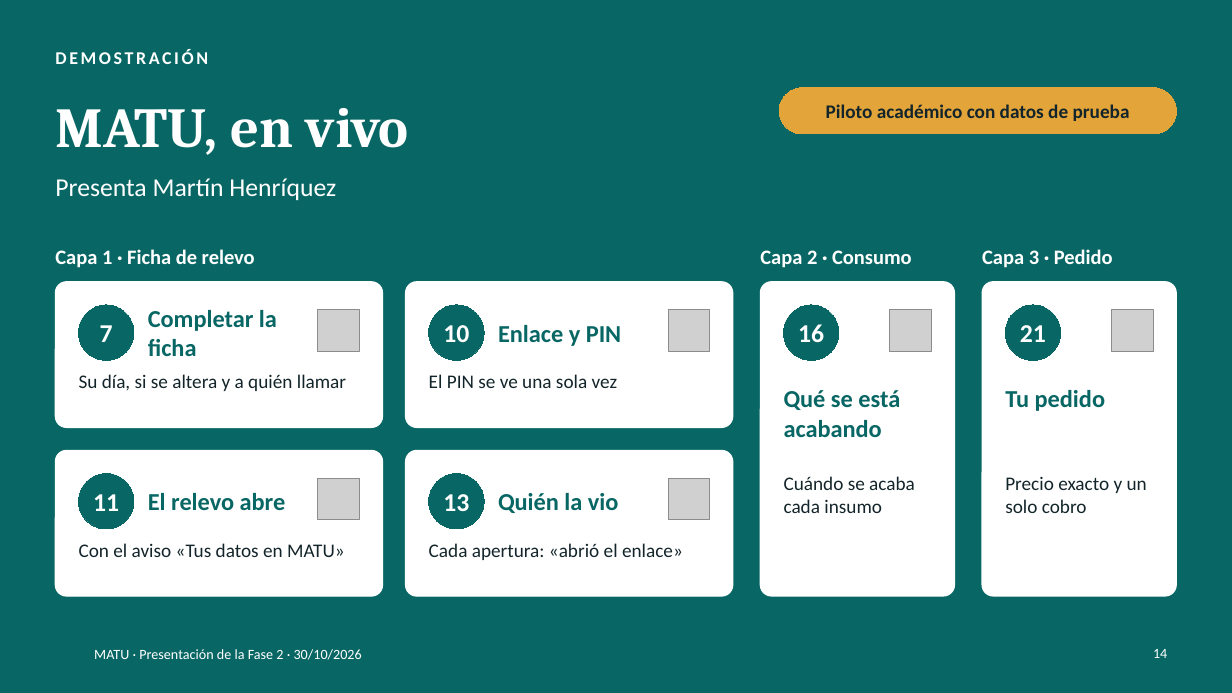
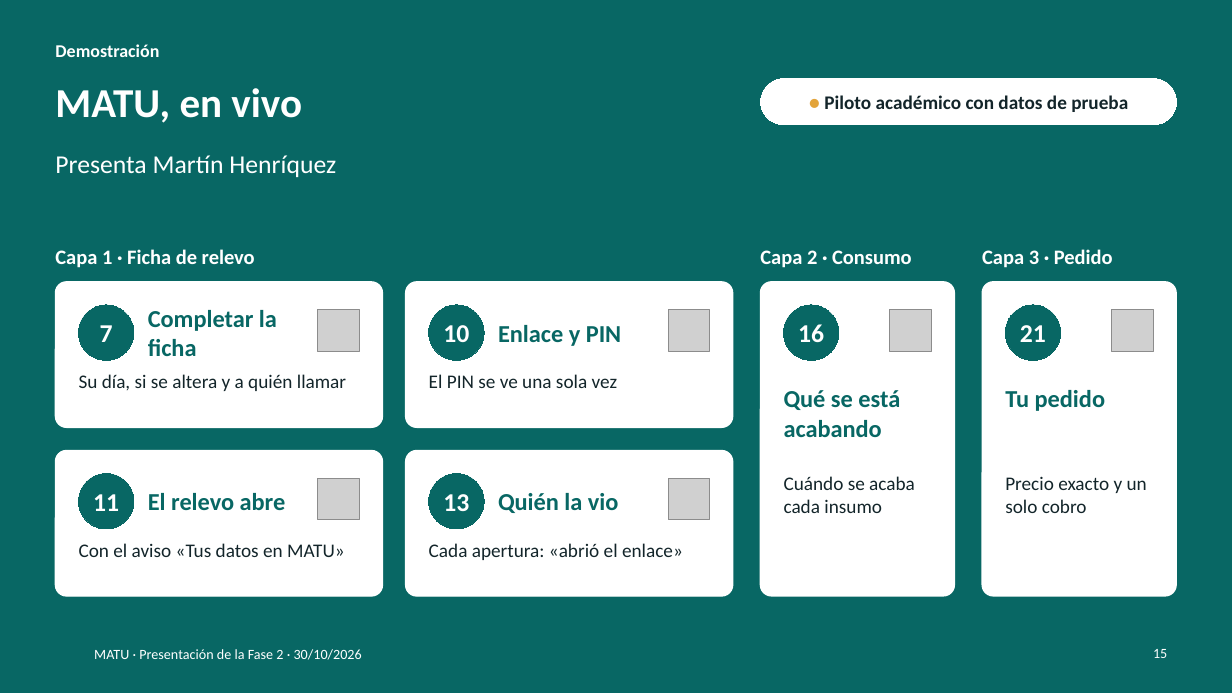
Before and after one commit to MartinHenriquez131/MATU, a slide deck: slide 15 of Fase 2/Evidencias Proyecto/MATU_Presentacion_Fase2.pptx (slide 14 before the commit). Drawn at 1232x693 pixels with LibreOffice and Linux fonts; fonts in the diff are those of the drawing; grey boxes stand for pictures; background and template pictures are left out. Boxes give left, top, right and bottom in pixels: in the first picture for what was removed or moved away, otherwise in the second. Text is boxed around its words. In the diff, an @@ line names an element or a change of style, - is before the commit and + after.

```diff
--- a/Fase 2/Evidencias Proyecto/MATU_Presentacion_Fase2.pptx
+++ b/Fase 2/Evidencias Proyecto/MATU_Presentacion_Fase2.pptx
@@ text at [55, 44, 159, 57]: text changed @@
-DEMOSTRACIÓN
+Demostración
@@ text "Demostración" at [55, 44, 159, 57]: vertical alignment top to middle @@
@@ text "MATU, en vivo": place and size @@
-text "MATU, en vivo" at [55, 108, 409, 155]
+text "MATU, en vivo" at [55, 88, 302, 123]
@@ text "MATU, en vivo" at [55, 88, 302, 123]: size 44 to 32 pt, font Cambria to Calibri @@
@@ rounded rectangle "● Piloto académico con datos ...": place and size @@
-rounded rectangle "● Piloto académico con datos ..." at [779, 88, 1177, 134]
+rounded rectangle "● Piloto académico con datos ..." at [761, 79, 1177, 125]
@@ rounded rectangle "● Piloto académico con datos ..." at [761, 79, 1177, 125]: fill #E3A43A to #FFFFFF; outline #E3A43A 0.75 pt to #FFFFFF 0.75 pt @@
@@ text in rounded rectangle at [824, 95, 1128, 112]: text changed @@
-Piloto académico con datos de prueba
+● Piloto académico con datos de prueba
@@ text "Presenta Martín Henríquez": place and size @@
-text "Presenta Martín Henríquez" at [55, 178, 336, 200]
+text "Presenta Martín Henríquez" at [55, 155, 336, 177]
@@ page number at [1153, 649, 1167, 658]: text changed @@
-14
+15
```
Also in this commit, not shown: 16 other slides changed, 1 slide added, 2 other files.
